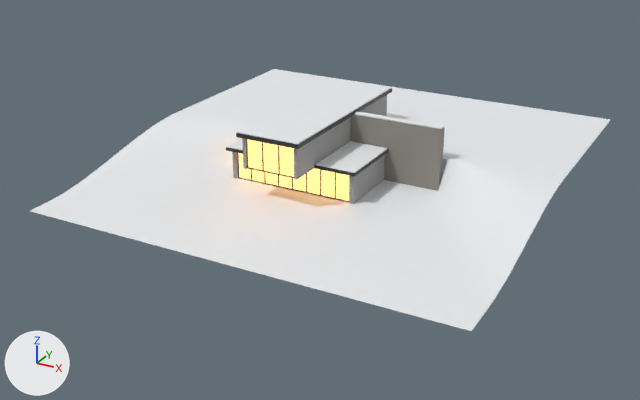
One commit to the glTF model public/houses/senja/senja.glb: the scene before it, then after it.
Both versions are drawn from a 50 mm lens placed at (39.2, -76.8, 31.8), pointed at (-1.2, -3.2, -4.9). The axes (+X, +Y, +Z) are drawn at lower left. The lights are the same throughout. The first picture is the older version. Where no turn or scale is listed for an object, it has been applied to the vertices. Vertices at exactly the same position are counted once.

Objects in the first picture: 'glazing:bar-end', 'glazing:lower-front', 'plinth', 'shell'.
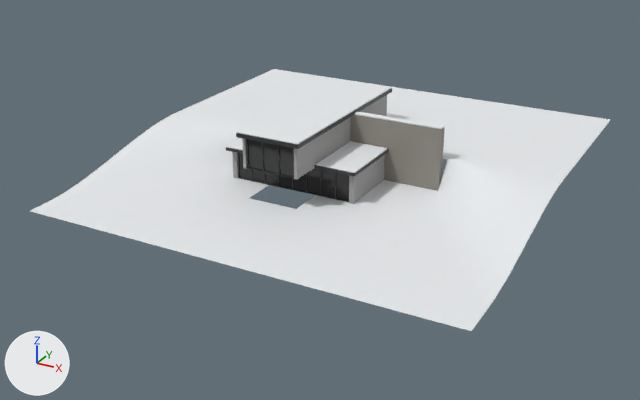
Pixel boxes (x1, y1, x2, y2) of what changed, in the pictures (640 x 400 px; the box of a moved part takes in the faces that stretch with it):
'glazing:lower-front', recoloured, surface changed (darker)
    both: (238, 153, 349, 201)
'glazing:bar-end', recoloured, surface changed (darker)
    both: (247, 139, 294, 177)
part 1 of me_plinth, moved or reshaped
    before: (242, 184, 316, 208)
    after: (116, 85, 583, 263)

What changed in the scene script:
```text
Change mat_glazing:
    remove mat_glazing.emission_color = (1.0, 0.508, 0.153)  # orange #ffbd6d
    remove mat_glazing.emission_strength = 2.301
Change me_plinth:
    used by ob_plinth; location = (-0.2, 0.0, -1.6)
    remove me_plinth.from_pydata(...)  # 2835 vertices, 5406 faces; spans x -22.2..22.2, y -22.4..22.4, z -1.6..1.6
    add me_plinth.from_pydata(...)  # 2915 vertices, 5508 faces; spans x -22.2..22.2, y -22.4..22.4, z -1.6..1.6
    me_plinth part 1: 138 vertices removed from x -5.3..-0.9, y -9.0..9.0, z -1.6..1.6; 218 vertices added at x -22.2..22.2, y -22.4..22.4, z -1.6..1.6
```
